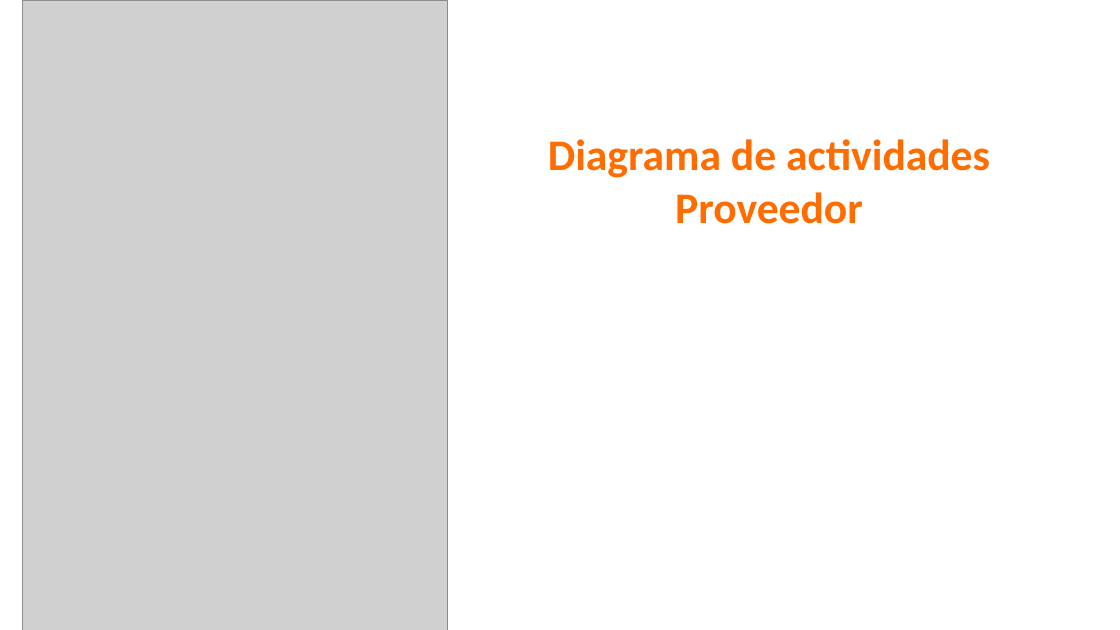
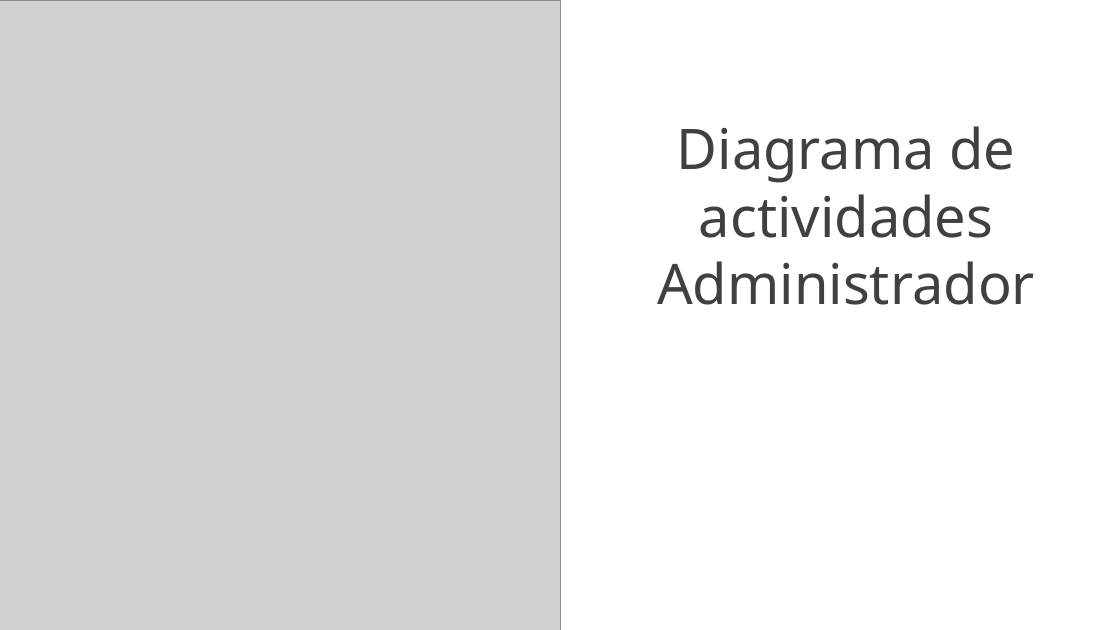
Before and after one commit to yeseniaquejada/SERVICE_MARKET, a slide deck: slide 24 of PROYECTO FORMATIVO.pptx (slide 25 before the commit). Drawn at 1120x630 pixels with LibreOffice and Linux fonts; fonts in the diff are those of the drawing; grey boxes stand for pictures; background and template pictures are left out. Boxes give left, top, right and bottom in pixels: in the first picture for what was removed or moved away, otherwise in the second. Text is boxed around its words. In the diff, an @@ line names an element or a change of style, - is before the commit and + after.

```diff
--- a/PROYECTO FORMATIVO.pptx
+++ b/PROYECTO FORMATIVO.pptx
@@ picture: place and size @@
-picture at (22,0,447,630)
+picture at (0,0,560,630)
@@ text "Diagrama de actividades": place and size @@
-text "Diagrama de actividades" at (548,139,990,224)
+text "Diagrama de actividades" at (657,126,1035,305)
@@ text at (677,126,1016,238): size 37.3 to 48 pt, font Calibri to Noto Sans, text colour #FF6C00 to #404040, bold off in "Diagrama de actividades" @@
@@ text at (657,261,1035,305): text changed; size 37.3 to 48 pt; font Calibri to Noto Sans; text colour #FF6C00 to #404040; bold off @@
-Proveedor
+Administrador
```
Also in this commit, not shown: 26 other slides changed, 2 slides added, 3 slides removed, 6 other files.
